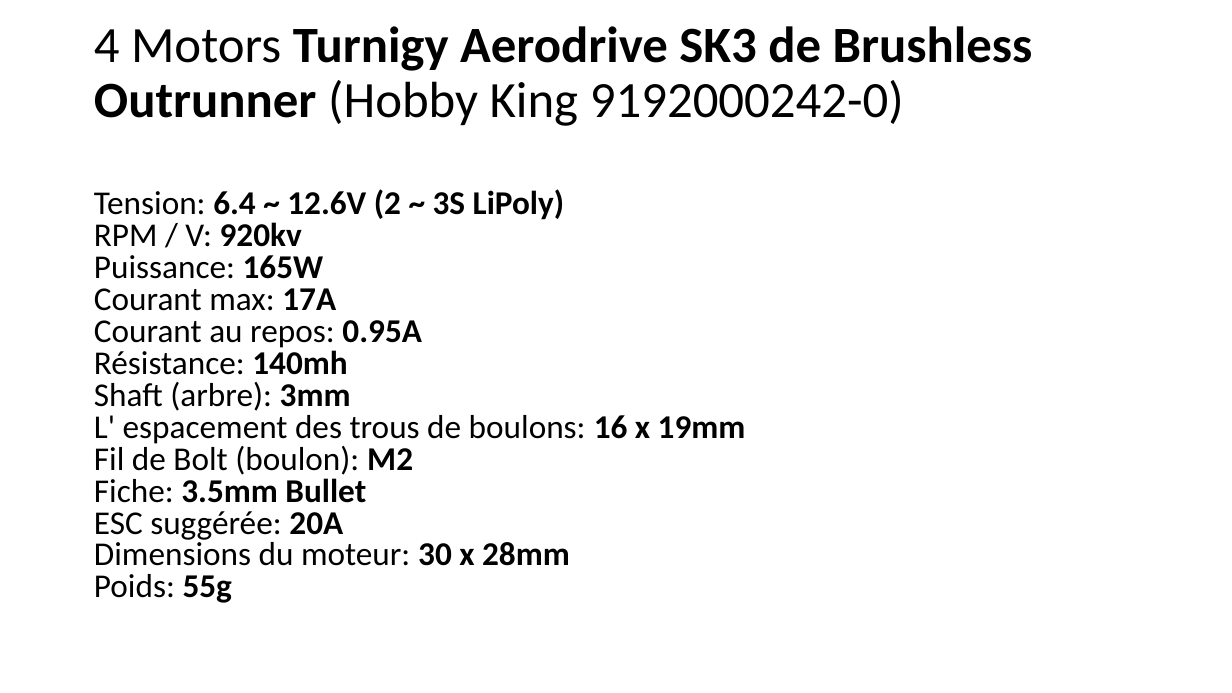
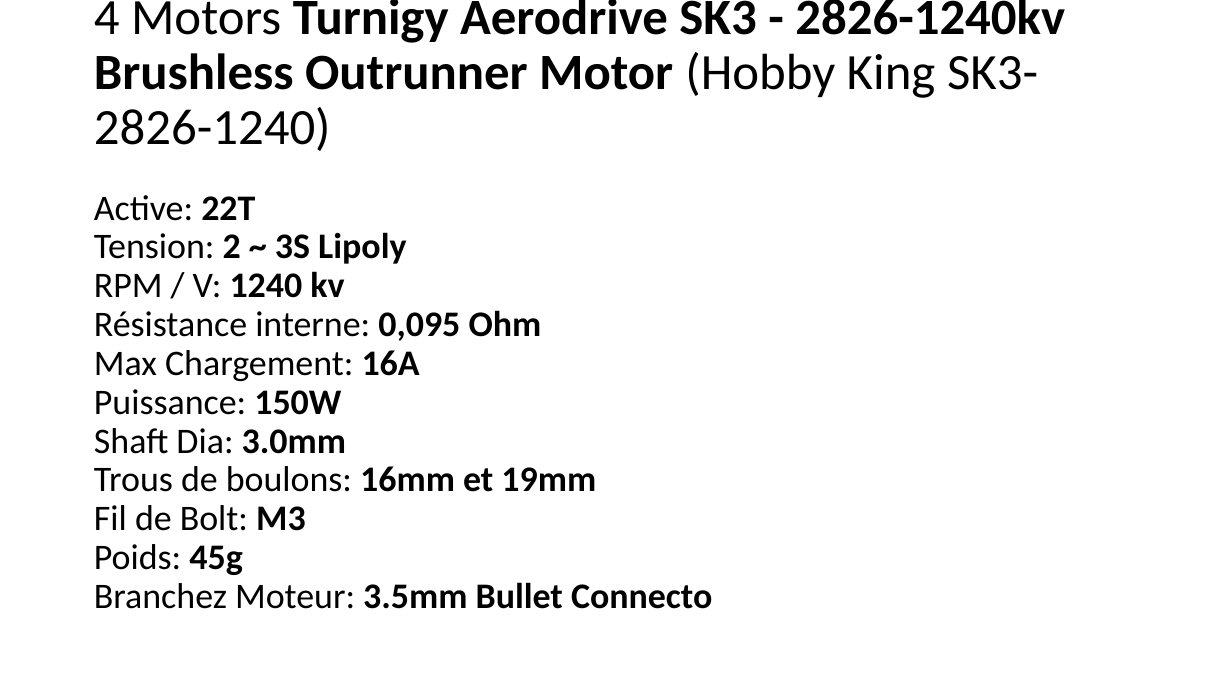
Before and after one commit to RobotEdh/RobotMicroControl, a slide deck: slide 13 of libraries/Diagramm Drone.pptx. Drawn at 1232x693 pixels with LibreOffice and Linux fonts; fonts in the diff are those of the drawing. Boxes give left, top, right and bottom in pixels: in the first picture for what was removed or moved away, otherwise in the second. Text is boxed around its words. In the diff, an @@ line names an element or a change of style, - is before the commit and + after.

```diff
--- a/libraries/Diagramm Drone.pptx
+++ b/libraries/Diagramm Drone.pptx
@@ title at (94,0,1065,151): text changed @@
-4 Motors Turnigy Aerodrive SK3 de Brushless Outrunner (Hobby King 9192000242-0)
+4 Motors Turnigy Aerodrive SK3 - 2826-1240kv Brushless Outrunner Motor (Hobby King SK3-2826-1240)
@@ text at (94,195,712,609): text changed; size 25.9 to 28 pt @@
-Tension: 6.4 ~ 12.6V (2 ~ 3S LiPoly)
-RPM / V: 920kv
-Puissance: 165W
-Courant max: 17A
-Courant au repos: 0.95A
-Résistance: 140mh
-Shaft (arbre): 3mm
-L' espacement des trous de boulons: 16 x 19mm
-Fil de Bolt (boulon): M2
-Fiche: 3.5mm Bullet
-ESC suggérée: 20A
-Dimensions du moteur: 30 x 28mm
-Poids: 55g
+Active: 22T
+Tension: 2 ~ 3S Lipoly
+RPM / V: 1240 kv
+Résistance interne: 0,095 Ohm
+Max Chargement: 16A
+Puissance: 150W
+Shaft Dia: 3.0mm
+Trous de boulons: 16mm et 19mm
+Fil de Bolt: M3
+Poids: 45g
+Branchez Moteur: 3.5mm Bullet Connecto
```
Also in this commit, not shown: 4 other slides changed, 3 slides removed, 4 other files.
